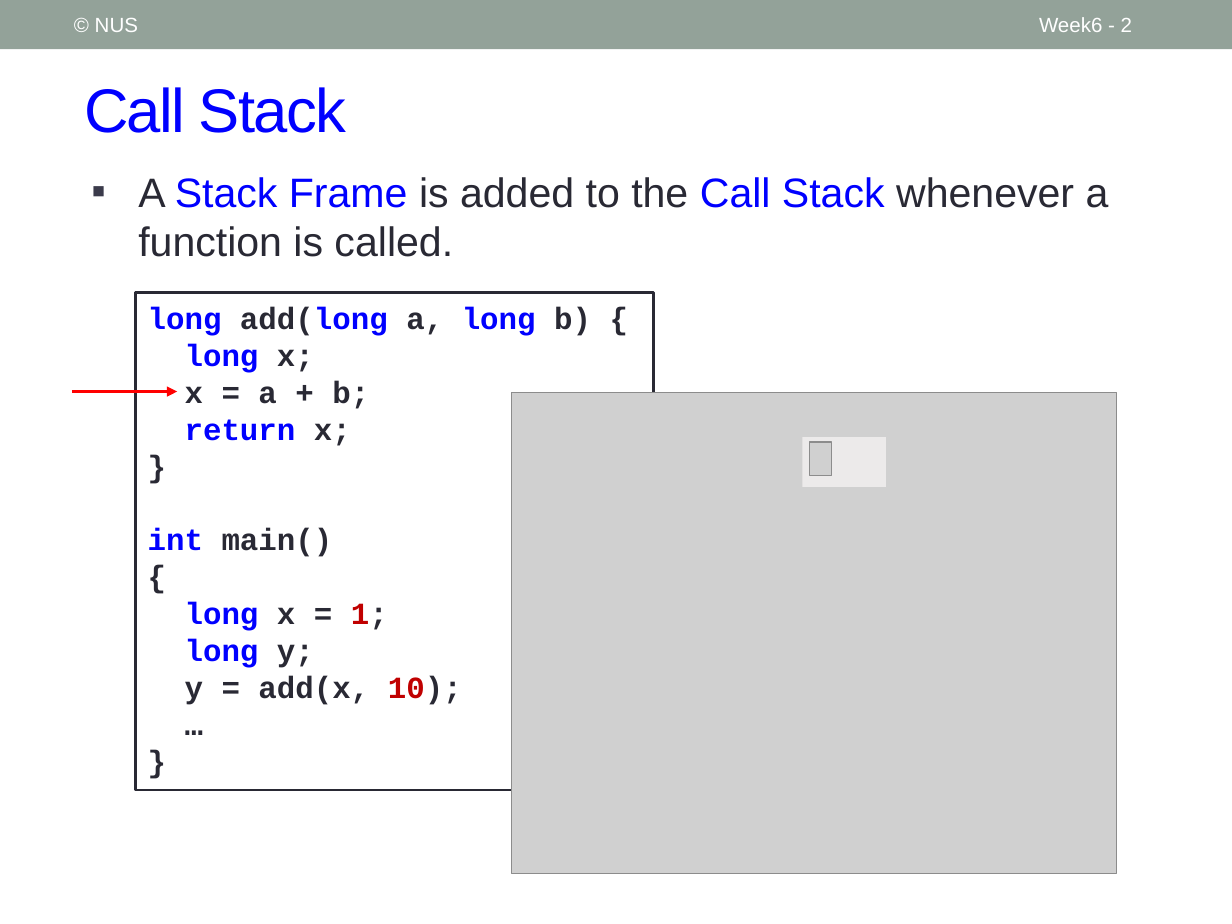
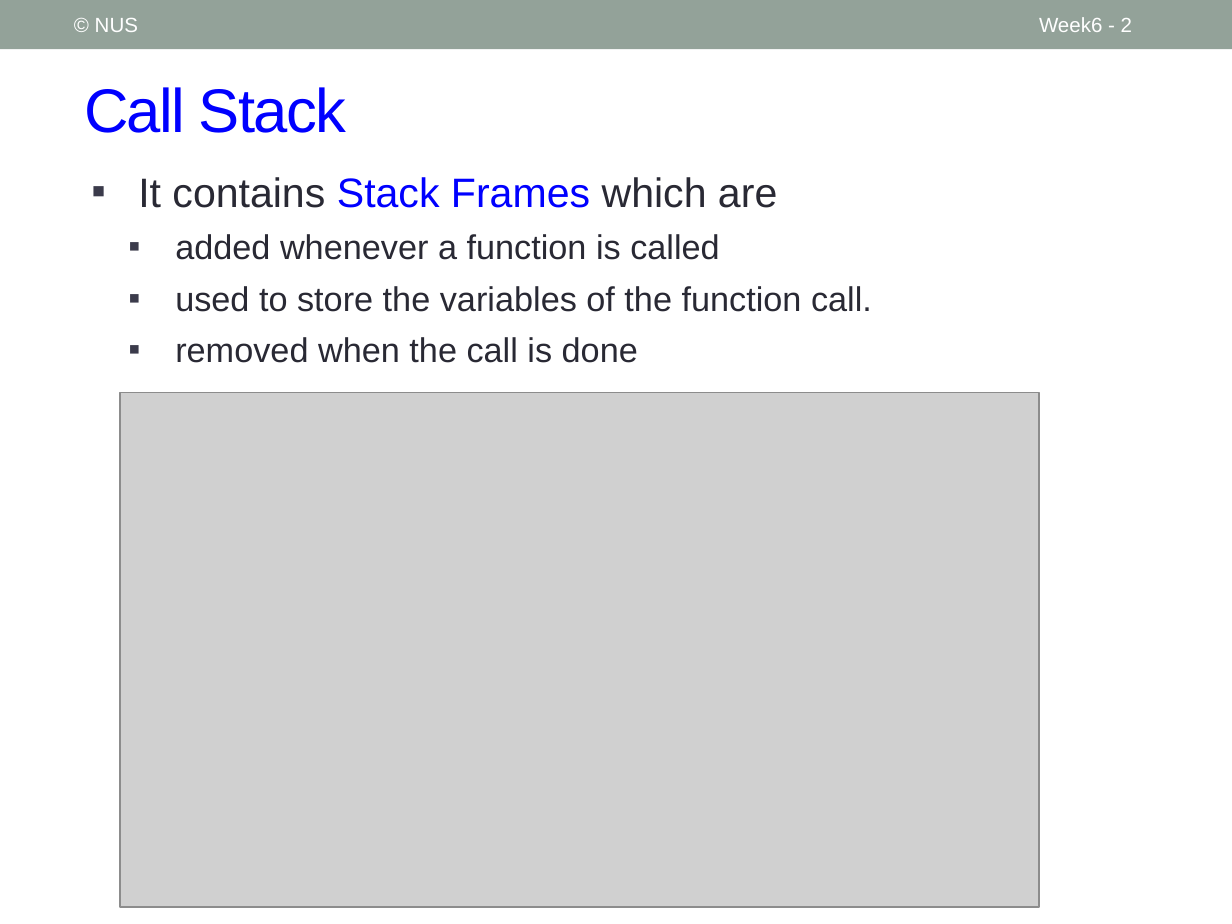
Before and after one commit to nus-cs1010-2021-s2/website, a slide deck: slide 2 of docs/slides/Week6_Recap.pptx. Drawn at 1232x924 pixels with LibreOffice and Linux fonts; fonts in the diff are those of the drawing; grey boxes stand for pictures. Boxes give left, top, right and bottom in pixels: in the first picture for what was removed or moved away, otherwise in the second. Text is boxed around its words. In the diff, an @@ line names an element or a change of style, - is before the commit and + after.

```diff
--- a/docs/slides/Week6_Recap.pptx
+++ b/docs/slides/Week6_Recap.pptx
@@ text at bbox=[138, 177, 872, 363]: text changed; size 24 to 20 pt @@
-▪ A Stack Frame is added to the Call Stack whenever a function is called.
+▪ It contains Stack Frames which are
+  ▪ added whenever a function is called
+  ▪ used to store the variables of the function call.
+  ▪ removed when the call is done
@@ rectangle removed at bbox=[136, 292, 654, 790] @@
-long add(long a, long b) {
-long x;
-x = a + b;
-return x;
-}
-int main()
-{
-long x = 1;
-long y;
-y = add(x, 10);
-…
-}
@@ arrow removed from (71, 392) to (177, 392) @@
@@ picture added at bbox=[120, 393, 1039, 908] @@
@@ picture removed at bbox=[511, 392, 1116, 873] @@
@@ rectangle removed at bbox=[802, 437, 886, 487] @@
@@ picture removed at bbox=[809, 442, 832, 476] @@
```
Also in this commit, not shown: 3 other slides changed, 1 slide added, 19 other files.
